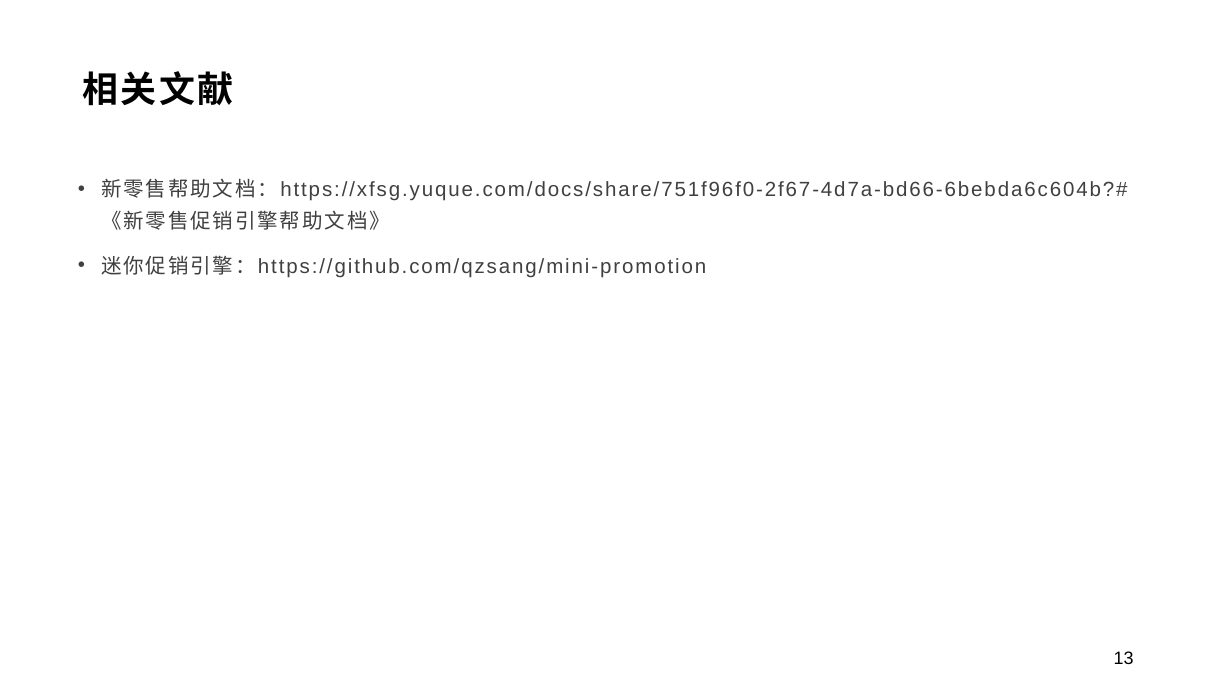
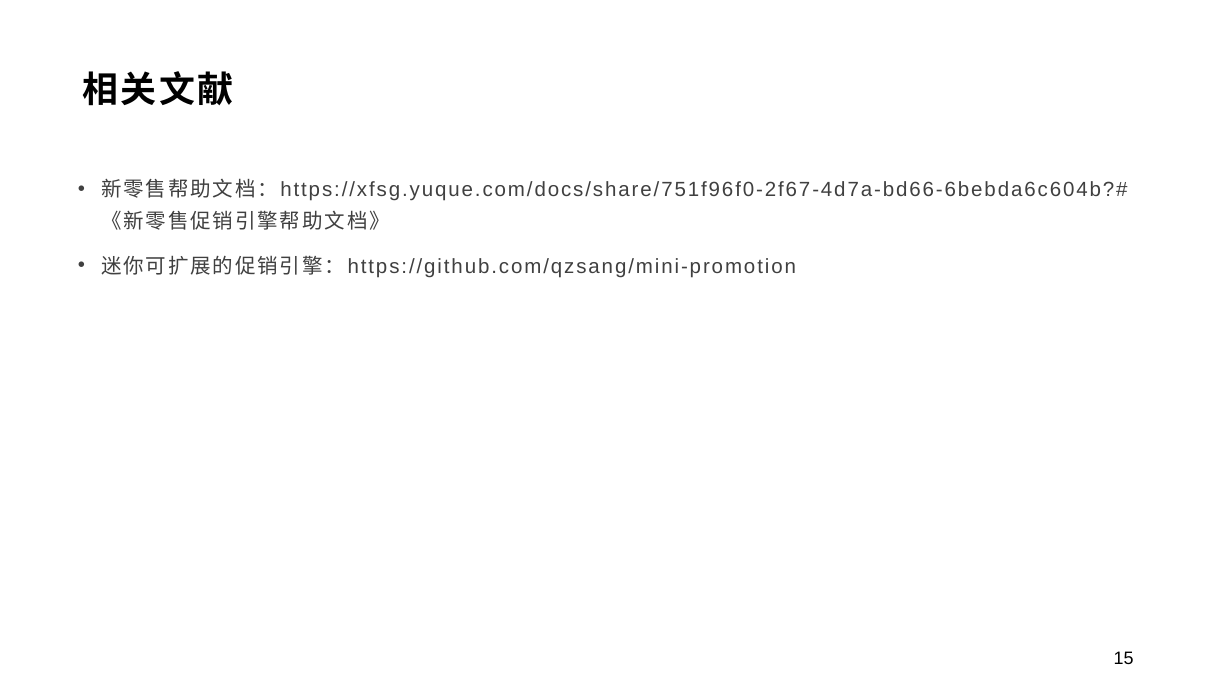
Before and after one commit to qzsang/mini-promotion, a slide deck: slide 15 of doc/从促销引擎到微内核架构分享.pptx (slide 13 before the commit). Drawn at 1232x693 pixels with LibreOffice and Linux fonts; fonts in the diff are those of the drawing; background and template pictures are left out. Boxes give left, top, right and bottom in pixels: in the first picture for what was removed or moved away, otherwise in the second. Text is boxed around its words. In the diff, an @@ line names an element or a change of style, - is before the commit and + after.

```diff
--- a/doc/从促销引擎到微内核架构分享.pptx
+++ b/doc/从促销引擎到微内核架构分享.pptx
@@ text at bbox=[101, 255, 796, 278]: text changed @@
-• 迷你促销引擎：https://github.com/qzsang/mini-promotion
+• 迷你可扩展的促销引擎：https://github.com/qzsang/mini-promotion
@@ page number at bbox=[1114, 651, 1134, 664]: text changed @@
-13
+15
```
Also in this commit, not shown: 4 other slides changed, 2 slides added, 1 other file.
